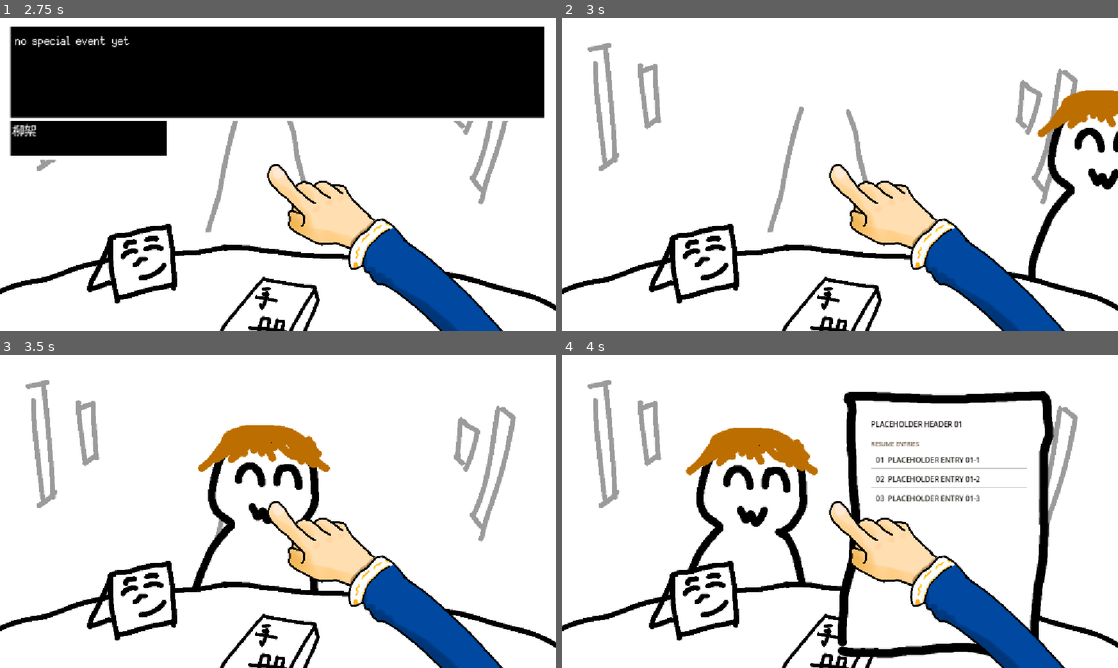
Above: before the commit, frames 1-4 (two rows, left to right).
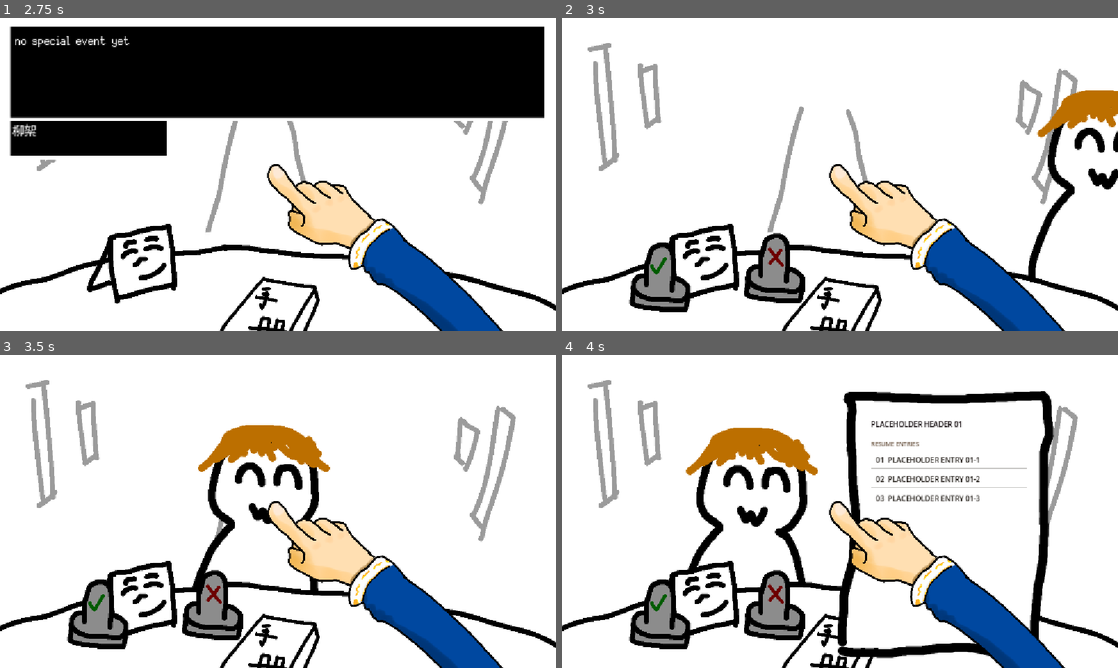
Above: after the commit, the same moments.

Repository: Dilute-l/projectYuusha
Game: Godot game, scene res://scenes/menu/main_menu.tscn
Same seed, same stepped clock (60 frames per second), same inputs: the game is played once before the commit and once after it.
Inputs (mouse positions are in pixels of both pictures, inside the frame that each line leads up to):
- Up to frame 1 (2.75 s): click "开始游戏" at 0.5 s; click (278, 174) at 1.25 s; click (278, 174) at 2 s
- Up to frame 2 (3 s): click (840, 174) at 2.75 s
- Up to frame 3 (3.5 s): no input
- Up to frame 4 (4 s): click (840, 511) at 3.5 s

Frame 1 is identical in both runs. In frame 2, 3.2% of the frame differs, in the area x 12-44%, y 68-94%; in frame 3, 3.2%; in frame 4, 3.2%.

Commit message:
修复了播动画的时候没有按钮的bug

Diff:
--- a/scenes/day/interview/interview.gd
+++ b/scenes/day/interview/interview.gd
@@ -132,7 +132,7 @@
 ##
 ## 目前实现两条：
 ##   1. 简历页只在招人阶段出现
-##   2. 录用判定按钮只在追问环节出现
+##   2. 录用判定按钮只在追问环节出现（**演出期间也在**，只是压暗按不动 —— 见 _apply_judge_button）
 ## 国王下旨 / 今日事件的正式界面属于 M1〜M2 的内容，做的时候在这里按 _phase 切换即可
 ## （需要通知子控件时，也可以从这里发信号，而不是让子控件自己去读 GameState）。
 func _apply_phase_visuals() -> void:
@@ -152,13 +152,41 @@
 	# 第 1 层守卫（UI 层）：隐藏的 Control 收不到鼠标输入，也不会被焦点导航选中，
 	# 所以这一层就挡住了绝大多数误操作。逻辑层的守卫见 _judge()。
 	#
-	# 演出期间也算「不许判定」：立绘还在往画面里走的时候不该能按下录用按钮
-	# （按了也没用，见 _judge 的 _animating 守卫 —— 但按钮消失更直观）。
-	var judging := _is_judging_allowed() and not _animating
-	if _approved != null:
-		_approved.visible = judging
-	if _nah != null:
-		_nah.visible = judging
+	# ⚠️ **按钮的显隐只看阶段，不看演出**：曾经写成 `_is_judging_allowed() and not _animating`，
+	# 结果面试者走进来（约 1.3s）和判定之后换人（约 2.2s）的整段时间里，这两个按钮都凭空消失 ——
+	# 玩家看到的是界面在闪，而不是「现在不能按」。演出期间要挡的是**点击**，不是**按钮本身**：
+	# 现在它们照常画在屏幕上，只是压暗 + 不接鼠标（见 _apply_judge_button）。
+	var judging := _is_judging_allowed()
+	_apply_judge_button(_approved, judging)
+	_apply_judge_button(_nah, judging)
+
+
+## 判定按钮（录用 / 拒绝）的显隐与「演出期间按不动」。
+##
+## 三种状态：
+##   不在招人阶段 / 手册开着 → visible = false：这个阶段压根没有「判定」这回事，按钮不该在场
+##   演出期间               → 照常画着，但压暗 + MOUSE_FILTER_IGNORE：看得见、按不动
+##   平时                   → 原样、可点
+##
+## 为什么压暗 + 不吃鼠标，而不是 `disabled`：
+##   TextureButton 的 `texture_disabled` 是空的（interview.tscn 没填），一 `disabled`
+##   引擎就**什么都不画** —— 又变回「按钮消失」了。压暗走的是 `modulate` 的 **RGB**，
+##   和 BaseButton 的 `disabled` 各管各的，手册那条路（_set_scene_interaction_enabled）
+##   该怎么用 `disabled` 还怎么用。
+##
+## ⚠️ 压暗是**调亮度**（RGB 乘一个小于 1 的数），**不是半透明**：
+##   按钮是不透明的手绘贴图，alpha 一降就会把底下的面试间背景透出来，
+##   看着像「贴纸没贴牢」，也不像「现在不能按」。
+func _apply_judge_button(button: TextureButton, judging: bool) -> void:
+	if button == null:
+		return
+	button.visible = judging
+	if not judging:
+		return
+	button.modulate = JUDGE_LOCKED_TINT if _animating else Color.WHITE
+	button.mouse_filter = (
+		Control.MOUSE_FILTER_IGNORE if _animating else Control.MOUSE_FILTER_STOP
+	)
 
 
 # ---------------------------------------------------------------------------
@@ -356,8 +384,9 @@
 #
 # **顺序靠「等这一步动完」而不是「按固定时长往下排」**：见 _begin_sequence。
 #
-# 演出期间**不收任何输入**：判定按钮在 _apply_phase_visuals() 里藏起来（UI 层），
-# _judge() 与 _on_resume_entry_asked() 再各挡一道（逻辑层）。
+# 演出期间**不收任何输入**：判定按钮在 _apply_phase_visuals() 里压暗并摘掉鼠标（UI 层），
+# `_judge()` 与 `_on_resume_entry_asked()` 再各挡一道（逻辑层）。
+# 按钮本身**不消失** —— 演出只有一两秒，藏起来更像界面出问题（见 _apply_judge_button）。
 
 ## 从画面右边外面走到站定处的时长
 const WALK_IN_DURATION := 0.85
@@ -371,7 +400,13 @@
 ## 简历往画面上方移走的时长
 const RESUME_OUT_DURATION := 0.30
 
-## 正在演出吗（演出期间不收判定、不收追问、判定按钮也不画）
+## 演出期间判定按钮的压暗程度 —— **亮度**，不是透明度。
+##
+## modulate 的 RGB 直接乘在贴图上，alpha 保持 1.0：按钮还是一块不透明的贴图，
+## 只是整体变暗（看着像「没通电」），底下的背景不会透出来。见 _apply_judge_button。
+const JUDGE_LOCKED_TINT := Color(0.55, 0.55, 0.55, 1.0)
+
+## 正在演出吗（演出期间不收判定、不收追问；判定按钮压暗但**不隐藏**）
 var _animating: bool = false
 
 ## 这一段演出收场时要做的事。
@@ -549,7 +584,7 @@
 	_after_sequence = after
 	_steps = steps
 	_step_index = 0
-	# 演出一开始就把判定按钮收起来（UI 层守卫），见 _apply_phase_visuals
+	# 演出一开始就把判定按钮压暗、摘掉鼠标（UI 层守卫），见 _apply_phase_visuals
 	_apply_phase_visuals()
 	_run_next_step()
 
@@ -593,7 +628,7 @@
 	_animating = false
 	var after := _after_sequence
 	_after_sequence = Callable()
-	# 演出完了，判定按钮重新出现
+	# 演出完了，判定按钮恢复可点（它们本来就没被藏起来）
 	_apply_phase_visuals()
 	if after.is_valid():
 		after.call()
@@ -635,7 +670,8 @@
 		push_warning("[Interview] 阶段 %s 不接受录用判定，已忽略" % DayPhase.to_name(_phase))
 		return
 
-	# 演出期间不接受第二次判定：按钮这时是藏着的，走到这里说明是代码在连点。
+	# 演出期间不接受第二次判定：按钮这时是压暗且按不动的（MOUSE_FILTER_IGNORE），
+	# 走到这里说明是代码在连点。
 	# 静默忽略 —— 判定本身没错，只是来早了，不应该把它当成错误报出来。
 	if _animating:
 		return
--- a/tools/smoke_interview_animation.gd
+++ b/tools/smoke_interview_animation.gd
@@ -245,11 +245,17 @@
 			"简历**当场**被摆到画面下方等着（偏移 %.0f）" % resume.slide_offset())
 	_check(absf(interviewee.position.x - right_out) < 0.001,
 			"立绘**当场**被摆到画面右边外面（x %.0f）" % interviewee.position.x)
-	_check(not approved.visible and not nah.visible,
-			"演出期间判定按钮不画出来（UI 层守卫）")
-
-	# 演出期间不受理判定：按钮藏着是第 1 道，_judge() 里的 _animating 是第 2 道。
-	# 这里按钮本来就是藏着的，所以直接发信号，走的就是第 2 道。
+	_check(approved.visible and nah.visible,
+			"演出期间判定按钮**照常画着**，没有凭空消失")
+	_check(approved.mouse_filter == Control.MOUSE_FILTER_IGNORE
+			and nah.mouse_filter == Control.MOUSE_FILTER_IGNORE,
+			"演出期间判定按钮不接鼠标（UI 层守卫：看得见、按不动）")
+	_check(approved.modulate.v < 1.0 and is_equal_approx(approved.modulate.a, 1.0),
+			"演出期间判定按钮**调暗**（亮度 %.2f，alpha 仍是 %.2f —— 不是半透明）" % [
+				approved.modulate.v, approved.modulate.a])
+
+	# 演出期间不受理判定：压暗 + 摘鼠标是第 1 道，_judge() 里的 _animating 是第 2 道。
+	# 这里直接发信号，走的就是第 2 道（按钮没被藏起来，手快点到的话就是这条兜着）。
 	approved.pressed.emit()
 	await get_tree().process_frame
 	_check(GameState.get_passed_ids().is_empty(),
@@ -328,7 +334,10 @@
 			"出场结束后立绘正好站在场景摆的那一处（%s）" % interviewee.position)
 	_check(absf(resume.slide_offset()) < 0.001, "出场结束后简历正好回到站定处")
 	_check(resume.get_candidate() == list[0], "出场后简历上铺的是名单第 1 位")
-	_check(approved.visible and nah.visible, "演出结束后判定按钮重新出现")
+	_check(approved.visible and nah.visible, "出场演出结束后判定按钮仍然在场上")
+	_check(approved.mouse_filter == Control.MOUSE_FILTER_STOP
+			and approved.modulate.is_equal_approx(Color.WHITE),
+			"出场演出结束后判定按钮恢复原样（亮度 1.00、a 1.00）、可以按")
 
 	# ---- 3. 判定第一位：走出去 → 简历移走 → 下一位走进来 ----
 	var advanced: Array[int] = []
@@ -337,7 +346,8 @@
 	approved.pressed.emit()
 	_check(interview.is_animating(), "按下录用 → 开始演判定之后的这一段")
 	_check(GameState.get_passed_ids().has(list[0].id), "第 1 位进了录用名单")
-	_check(not approved.visible, "判定演出期间按钮又不画了")
+	_check(approved.visible and approved.mouse_filter == Control.MOUSE_FILTER_IGNORE,
+			"判定演出期间按钮也照常画着，只是按不动（不消失）")
 
 	var swap := Track.new()
 	var swap_done := await _record_until_idle(interview, interviewee, resume, swap)
@@ -386,7 +396,8 @@
 			and absf(interviewee.position.y - rest.y) < 0.001,
 			"第 2 位也站在站定那一处（%s）" % interviewee.position)
 	_check(absf(resume.slide_offset()) < 0.001, "第 2 位的简历也升到位了")
-	_check(approved.visible, "换人演出结束后判定按钮又出现了")
+	_check(approved.visible and approved.mouse_filter == Control.MOUSE_FILTER_STOP,
+			"换人演出结束后判定按钮恢复可点")
 	_check(advanced.is_empty(), "换人演出没有推进阶段（还有人在等着面试）")
 
 	# ---- 4. 剩下的几位：判定 → 跳过演出（顺带验跳过后的收场姿态）----
@@ -401,7 +412,8 @@
 		_check(absf(resume.slide_offset()) < 0.001
 				and absf(interviewee.position.x - rest.x) < 0.001,
 				"跳过后立绘与简历都收在站定姿态")
-		_check(approved.visible, "跳过后判定按钮可用")
+		_check(approved.visible and approved.mouse_filter == Control.MOUSE_FILTER_STOP,
+				"跳过后判定按钮可用")
 
 	# ---- 5. 最后一位：演出走完之后才交阶段 ----
 	var last_index := list.size() - 1
Not shown, changed: ARCHITECTURE.md
